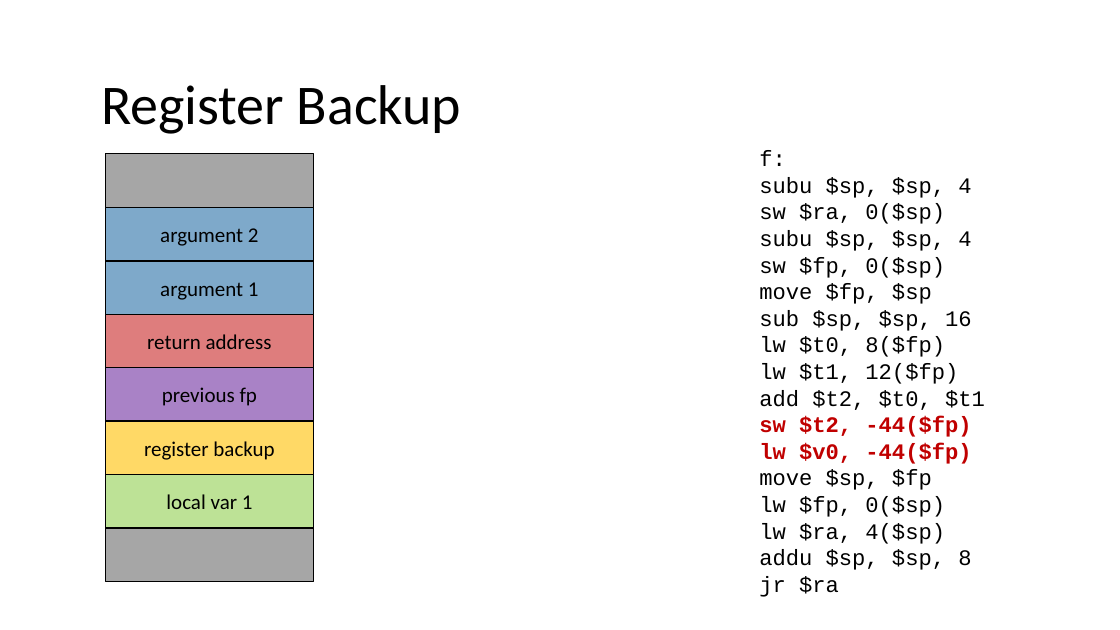
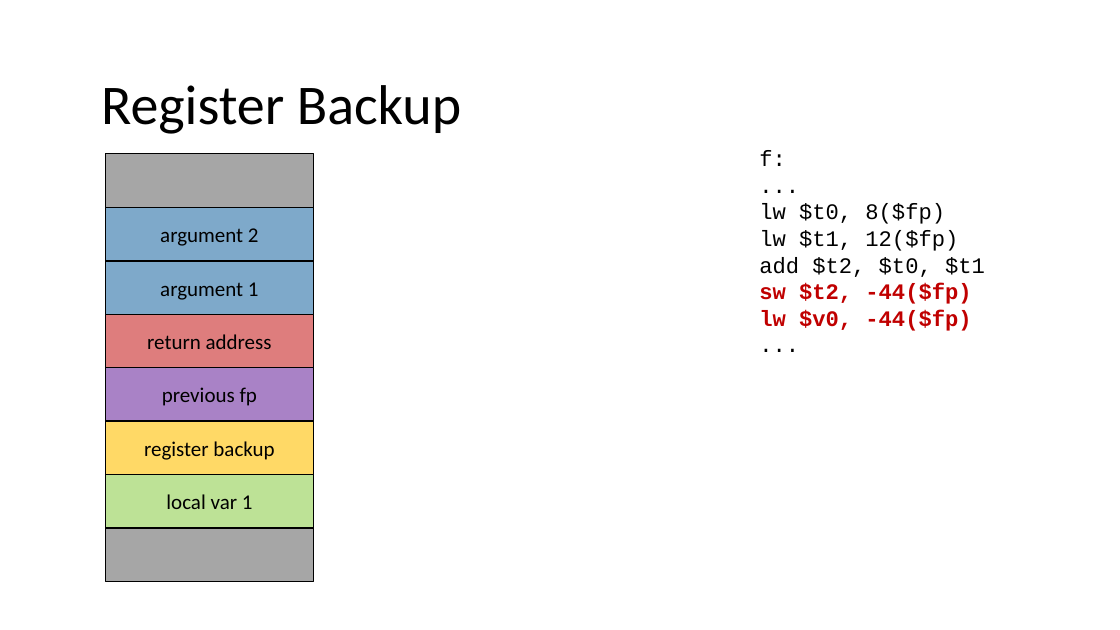
Before and after one commit to nivshani/compilation, a slide deck: slide 39 of slides/codegen.pptx. Drawn at 1120x630 pixels with LibreOffice and Linux fonts; fonts in the diff are those of the drawing. Boxes give left, top, right and bottom in pixels: in the first picture for what was removed or moved away, otherwise in the second. Text is boxed around its words. In the diff, an @@ line names an element or a change of style, - is before the commit and + after.

```diff
--- a/slides/codegen.pptx
+++ b/slides/codegen.pptx
@@ text at box(759, 177, 972, 331): text changed @@
-subu $sp, $sp, 4
-sw $ra, 0($sp)
-subu $sp, $sp, 4
-sw $fp, 0($sp)
-move $fp, $sp
-sub $sp, $sp, 16
+...
@@ text at box(759, 469, 971, 597): text changed @@
-move $sp, $fp
-lw $fp, 0($sp)
-lw $ra, 4($sp)
-addu $sp, $sp, 8
-jr $ra
+...
```
Also in this commit, not shown: 1 other slide changed, 1 other file.
